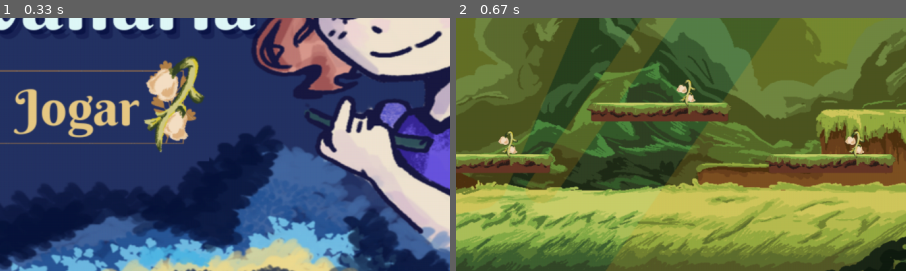
Above: before the commit, frames 1-2 (left to right).
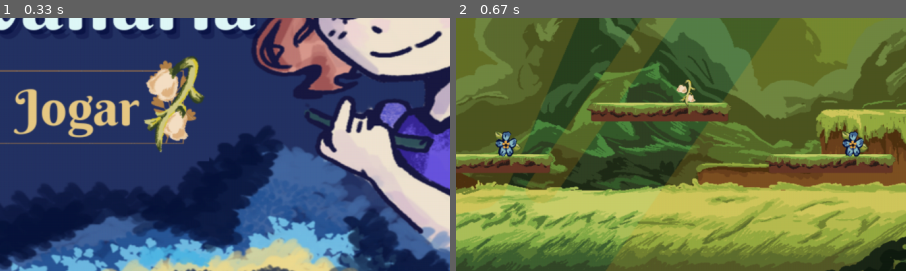
Above: after the commit, the same moments.

Repository: Emma-XP/Reposit-rio-Rocket
Game: pygame game, started from myosotis-convallaria-codigofonte/jogo.py
The game is run twice, just before and just after one commit, with the same random seed, the same clock (stepped at 60 frames per second) and the same inputs.
Inputs:
- Up to frame 1 (0.33 s): no input
- Up to frame 2 (0.67 s): tap Enter at 0.33 s
The pictures show only the part of the screen within x 30-80%, y 49-99%; the shares and areas given below are measured in that part.

Frame 1 is identical in both runs. In frame 2, 0.8% of the frame differs, in the area x 8-92%, y 44-56%.

Commit message:
Mecanismo de alternância entre as flores Myosotis e Lírio do Vale

Diff:
--- a/myosotis-convallaria-codigofonte/src/cenas/fase_plataforma.py
+++ b/myosotis-convallaria-codigofonte/src/cenas/fase_plataforma.py
@@ -6,7 +6,10 @@
 import pygame
 
 from src.cenas.fase import Fase
-from src.configuracao.caminhos import FONTE_PRINCIPAL
+from src.configuracao.caminhos import (
+    FONTE_PRINCIPAL,
+    IMAGEM_FLOR_LIRIO,
+    IMAGEM_FLOR_MYOSOTIS)
 from src.configuracao.configuracoes import ALTURA_TELA, COR_TEXTO, LARGURA_TELA
 from src.configuracao.fases import DefinicaoFase
 from src.entidades.flor import Flor
@@ -72,6 +75,7 @@
             )
         )
         self._recriar_flores()
+
         self._carregar_fundo()
         if self.estado_jogo.abertura_foi_vista(self.definicao.id):
             self.estado_fase = EstadoFase.EXPLORACAO
@@ -165,9 +169,25 @@
         self._aplicar_alteracoes_pendentes()
 
     def _recriar_flores(self) -> None:
-        self.flores = [Flor(posicao) for posicao in self.definicao.posicoes_flores]
+        """Cria as flores alternando entre lírio e miosótis."""
+
+        imagens_flores = (
+                IMAGEM_FLOR_LIRIO,
+                IMAGEM_FLOR_MYOSOTIS,
+            )
+
+        self.flores = [
+                Flor(
+                    posicao,
+                    imagens_flores[indice % len(imagens_flores)],
+                )
+                for indice, posicao in enumerate(
+                    self.definicao.posicoes_flores
+                )
+            ]
+
         for flor in self.flores:
-            self.adicionar_entidade(flor)
+                self.adicionar_entidade(flor)
 
     def _abrir_dialogo(self, falas: tuple[str, ...], estado: EstadoFase) -> None:
         if self.caixa_dialogo is not None:
--- a/myosotis-convallaria-codigofonte/src/configuracao/caminhos.py
+++ b/myosotis-convallaria-codigofonte/src/configuracao/caminhos.py
@@ -18,9 +18,9 @@
 IMAGEM_TELA_INICIO = PASTA_TELAS / "telainicio.png"
 IMAGEM_BOTAO_JOGAR = PASTA_TELAS / "botaojogar.png"
 IMAGEM_PLATAFORMA = PASTA_TELAS / "plataforma.png"
-IMAGEM_FLOR = PASTA_TELAS / "flor.png"
 IMAGEM_PLATAFORMA = PASTA_ASSETS / "imagens" / "plataformas" / "plataforma.png"
-IMAGEM_FLOR = PASTA_FLORES / "LirioDoVale.png"
+IMAGEM_FLOR_LIRIO = PASTA_FLORES / "LirioDoVale.png"
+IMAGEM_FLOR_MYOSOTIS = PASTA_FLORES / "Myosotis.png"
 FONTE_PRINCIPAL = PASTA_FONTES / "fonte_principal.ttf"
 
 IMAGENS_FUNDO = {
--- a/myosotis-convallaria-codigofonte/src/entidades/flor.py
+++ b/myosotis-convallaria-codigofonte/src/entidades/flor.py
@@ -1,31 +1,43 @@
 """Entidade coletável usada para avançar as mensagens de uma fase."""
+
+from pathlib import Path
 
 import pygame
 
-from src.configuracao.caminhos import IMAGEM_FLOR
-from src.configuracao.configuracoes import COR_FLOR, TAMANHO_FLOR
+from src.configuracao.configuracoes import (
+    COR_FLOR,
+    TAMANHO_FLOR,
+)
 from src.entidades.entidade_visual import EntidadeVisual
 
 
 class Flor(EntidadeVisual):
-    """Mantém posição, colisão e estado local de uma flor."""
+    """Mantém posição, imagem, colisão e estado local de uma flor."""
 
-    def __init__(self, posicao: tuple[int, int]) -> None:
+    def __init__(
+        self,
+        posicao: tuple[int, int],
+        imagem: Path,
+    ) -> None:
         super().__init__(
             pygame.Rect(posicao, TAMANHO_FLOR),
             COR_FLOR,
-            IMAGEM_FLOR,
+            imagem,
             forma="circulo",
         )
+
         self.coletada = False
 
     def coletar(self) -> bool:
         """Marca a coleta uma única vez e informa se ela foi inédita."""
+
         if self.coletada:
             return False
+
         self.coletada = True
         self.ativa = False
         self.visivel = False
+
         return True
 
     def desenhar(self, superficie: pygame.Surface) -> None:
@@ -34,17 +46,42 @@
             return
 
         centro_x = self.retangulo.centerx
+
         pygame.draw.rect(
             superficie,
             (70, 139, 82),
-            (centro_x - 3, self.retangulo.centery, 6, self.retangulo.height // 2),
+            (
+                centro_x - 3,
+                self.retangulo.centery,
+                6,
+                self.retangulo.height // 2,
+            ),
         )
+
         raio = self.retangulo.width // 5
-        for deslocamento in ((-raio, 0), (raio, 0), (0, -raio), (0, raio)):
+
+        for deslocamento in (
+            (-raio, 0),
+            (raio, 0),
+            (0, -raio),
+            (0, raio),
+        ):
             pygame.draw.circle(
                 superficie,
                 self.cor,
-                (centro_x + deslocamento[0], self.retangulo.y + 18 + deslocamento[1]),
+                (
+                    centro_x + deslocamento[0],
+                    self.retangulo.y + 18 + deslocamento[1],
+                ),
                 raio,
             )
-        pygame.draw.circle(superficie, (245, 196, 81), (centro_x, self.retangulo.y + 18), 6)
+
+        pygame.draw.circle(
+            superficie,
+            (245, 196, 81),
+            (
+                centro_x,
+                self.retangulo.y + 18,
+            ),
+            6,
+        )
